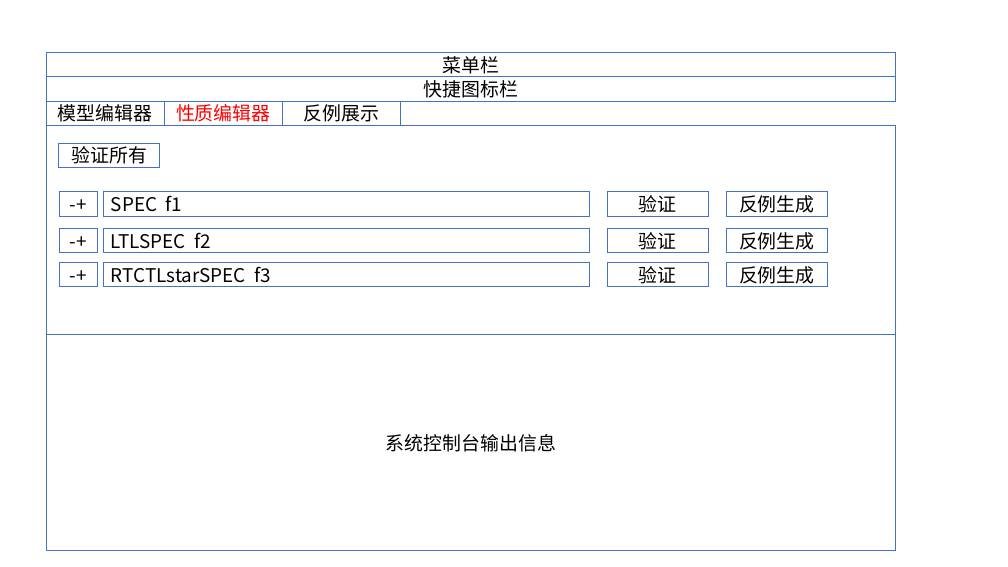
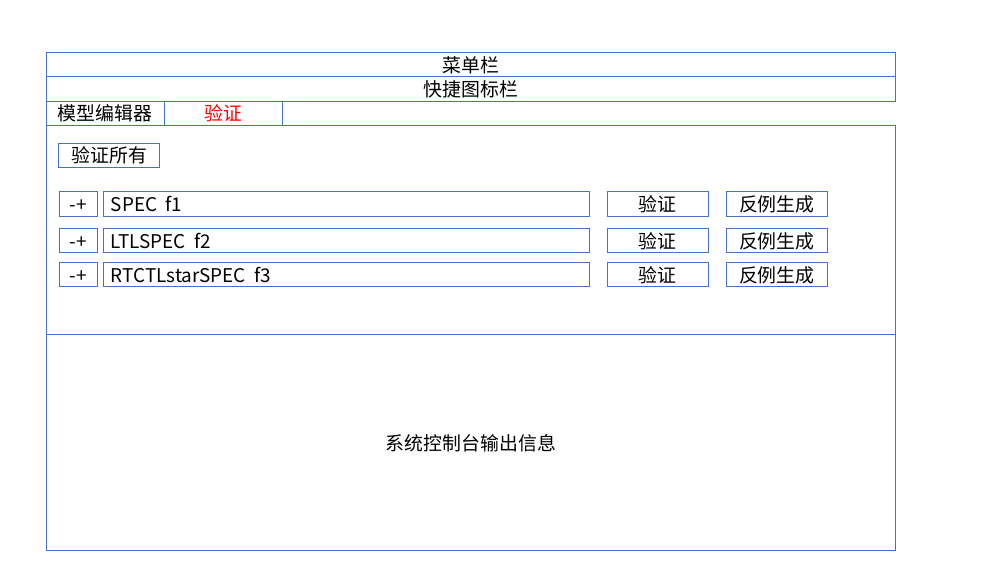
Before and after one commit to hovertiger/MCTK2-under-development, a slide deck: slide 2 of MCTK2界面原型.pptx. Drawn at 1008x567 pixels with LibreOffice and Linux fonts; fonts in the diff are those of the drawing. Boxes give left, top, right and bottom in pixels: in the first picture for what was removed or moved away, otherwise in the second. Text is boxed around its words. In the diff, an @@ line names an element or a change of style, - is before the commit and + after.

```diff
--- a/MCTK2界面原型.pptx
+++ b/MCTK2界面原型.pptx
@@ text in rectangle at (204,101,242,126): text changed @@
-性质编辑器
+验证
@@ rectangle removed at (283,101,401,126) @@
-反例展示
```
Also in this commit, not shown: 2 other slides changed, 13 other files.
